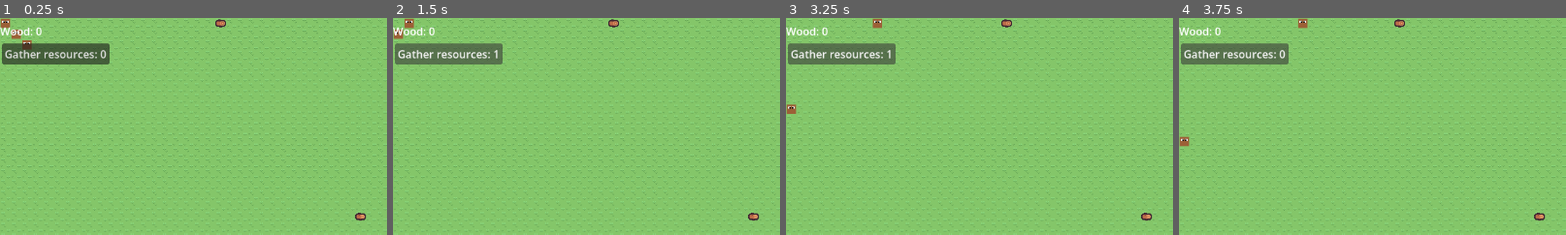
Above: before the commit, frames 1-4 (left to right).
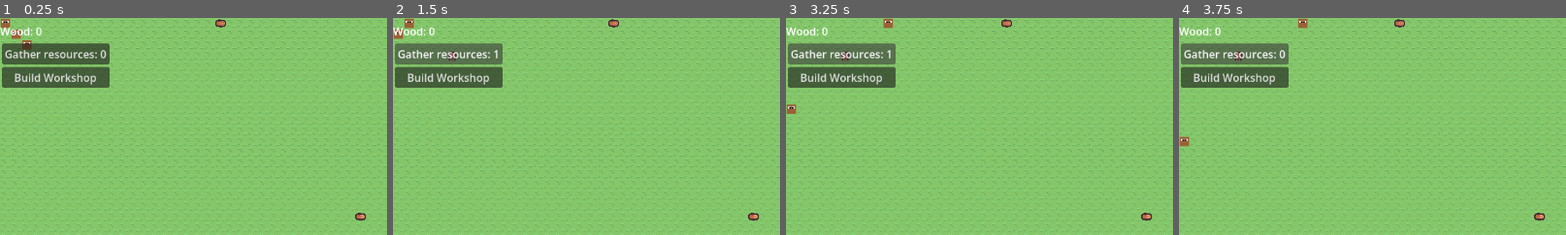
Above: after the commit, the same moments.

Repository: amandodaw/zd-prototype
Game: Godot game, scene res://scenes/world.tscn
Same seed, same stepped clock (60 frames per second), same inputs: the game is played once before the commit and once after it.
Inputs (mouse positions are % of the whole screen's width and height, from its top left):
- Up to frame 1 (0.25 s): no input
- Up to frame 2 (1.5 s): click (7, 14) at 0.5 s, where only the run after the commit has a clickable "Build Workshop"; click "Gather resources: 0" at 1.25 s
- Up to frame 3 (3.25 s): click "Gather resources: 1" at 2 s; click "Gather resources: 0" at 2.75 s
- Up to frame 4 (3.75 s): click "Gather resources: 1" at 3.5 s
The pictures show only the part of the screen within x 0-50%, y 0-50%; the shares and areas given below are measured in that part.

The runs differ from the first frame. In frame 1, 2.7% of the frame differs, in the area x 0-29%, y 22-33%; in frame 2, 2.8%; in frame 3, 3.0%, in the area x 0-29%, y 0-33%; in frame 4, 2.8%.

Commit message:
Build mode añadido bugueado

Diff:
--- a/scenes/canvas_layer.tscn
+++ b/scenes/canvas_layer.tscn
@@ -49,4 +49,9 @@
 layout_mode = 2
 text = "Gather resources: 0"
 
+[node name="BuildWorkshop" type="Button" parent="UI/BottomPanel/Orders/VBoxContainer" unique_id=879563705]
+layout_mode = 2
+text = "Build Workshop"
+
 [connection signal="pressed" from="UI/BottomPanel/Orders/VBoxContainer/GatherButton" to="UI" method="_on_gather_button_pressed"]
+[connection signal="pressed" from="UI/BottomPanel/Orders/VBoxContainer/BuildWorkshop" to="UI" method="_on_build_workshop_pressed"]
--- a/scripts/components/city_component.gd
+++ b/scripts/components/city_component.gd
@@ -1,7 +1,10 @@
 class_name CityComponent
 
 var wood_amount : int = 0
+var buildings : Array
 
 var tasks : Dictionary[String, int] = {
 	"gather_resources" : false
 }
+
+var build_orders : Dictionary[Vector2i, String] = {}
--- a/scripts/human.gd
+++ b/scripts/human.gd
@@ -12,9 +12,17 @@
 
 var elements_map : TileMapLayer
 
+var workshop_origin : Vector2i = Vector2i(0,4)
+var workshop_form : Array[Vector2i] = [
+	Vector2i(0,0), Vector2i(1,0), Vector2i(2,0), Vector2i(3,0),
+	Vector2i(0,1), Vector2i(1,1), Vector2i(2,1), Vector2i(3,1),
+	Vector2i(0,2), Vector2i(1,2), Vector2i(2,2), Vector2i(3,2)
+]
+
 enum jobs {
 	IDLE,
-	GATHER
+	GATHER,
+	BUILD
 }
 
 var current_job : jobs = jobs.IDLE
@@ -34,6 +42,8 @@
 			pass
 		jobs.GATHER:
 			get_wood(delta)
+		jobs.BUILD:
+			build(delta)
 
 
 func move_to_target(delta: float) -> void:
@@ -99,7 +109,43 @@
 	return wood_tiles
 
 func check_job() -> void:
+
+	# prioridad 1: build
+	if check_build_orders():
+		return
+
+	# prioridad 2: gather
 	if city_comp.tasks["gather_resources"]:
 		current_job = jobs.GATHER
-	else:
-		current_job = jobs.IDLE
+		return
+
+	# fallback
+	current_job = jobs.IDLE
+
+func check_build_orders() -> bool:
+	if current_job == jobs.BUILD:
+		return false
+	for build_order_pos in city_comp.build_orders.keys():
+
+		if city_comp.build_orders.get(build_order_pos) == "workplace":
+			print("nono")
+			target_pos = build_order_pos
+			city_comp.build_orders[build_order_pos] = "reserved"
+			current_job = jobs.BUILD
+			return true
+
+	return false
+
+func build(delta: float) -> void:
+	move_to_target(delta)
+	if grid_pos==target_pos:
+		print("buildingbip")
+
+
+func build_workplace() -> void:
+	var mouse_world = elements_map.get_global_mouse_position()
+	var base_cell = elements_map.local_to_map(elements_map.to_local(mouse_world))
+	for offset in workshop_form:
+		var target_cell = base_cell + offset
+		var atlas_coords = workshop_origin + offset
+		elements_map.set_cell(target_cell, 0, atlas_coords)
--- a/scripts/ui.gd
+++ b/scripts/ui.gd
@@ -6,13 +6,29 @@
 
 var city_comp : CityComponent
 
+var elements_map : TileMapLayer
+
 var cont: float = 0.0
+
+var build_mode : bool = false
+
+var build_order : Vector2i = Vector2i(11, 7)
+
+
 
 func _process(delta: float) -> void:
 	cont += delta
 	if cont>=1:
 		cont=0
 		update_resources(city_comp.wood_amount)
+	if Input.is_action_just_pressed("mouse_left"):
+
+		if build_mode:
+			var mouse_world = elements_map.get_global_mouse_position()
+			var base_cell = elements_map.local_to_map(elements_map.to_local(mouse_world))
+			elements_map.set_cell(base_cell, 0, build_order)
+			city_comp.build_orders.set(base_cell, "workplace")
+			build_mode = false
 
 func update_resources(amount):
 	wood_label.text = "Wood: " + str(amount)
@@ -21,3 +37,8 @@
 func _on_gather_button_pressed() -> void:
 	city_comp.tasks["gather_resources"] = !city_comp.tasks["gather_resources"]
 	gather_button.text = "Gather resources: " + str(city_comp.tasks["gather_resources"])
+
+
+func _on_build_workshop_pressed() -> void:
+	build_mode = true
+	print("build mode activated")
--- a/scripts/world.gd
+++ b/scripts/world.gd
@@ -13,6 +13,7 @@
 func _ready() -> void:
 	city_comp = CityComponent.new()
 	ui.city_comp = city_comp
+	ui.elements_map = elements_map
 	for i in range(2+1):
 
 		spawn_human(Vector2(i*GridUtils.TILE_SIZE, i*GridUtils.TILE_SIZE))
